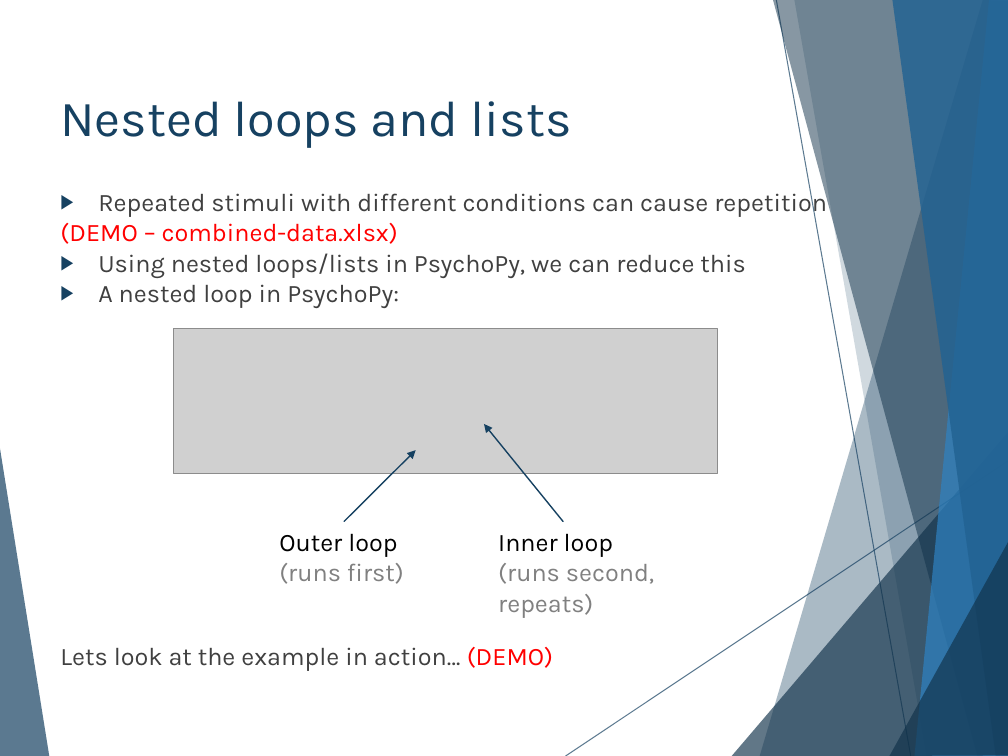
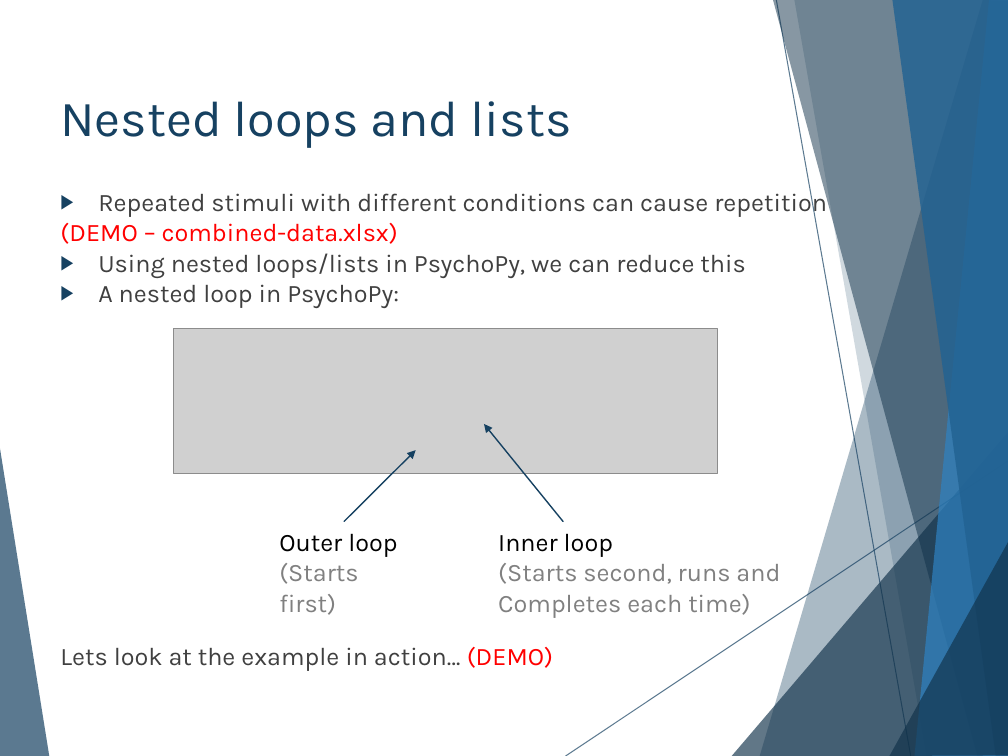
Before and after one commit to hlmpsy/psychopy_training, a slide deck: slide 7 of PsychoPy-Part2/PsychoPy-part2.pptx. Drawn at 1008x756 pixels with LibreOffice and Linux fonts; fonts in the diff are those of the drawing; grey boxes stand for pictures. Boxes give left, top, right and bottom in pixels: in the first picture for what was removed or moved away, otherwise in the second. Text is boxed around its words. In the diff, an @@ line names an element or a change of style, - is before the commit and + after.

```diff
--- a/PsychoPy-Part2/PsychoPy-part2.pptx
+++ b/PsychoPy-Part2/PsychoPy-part2.pptx
@@ text at (279,563,358,615): text changed @@
-(runs first)
+(Starts first)
@@ text at (498,563,780,618): text changed @@
-(runs second, repeats)
+(Starts second, runs and
+Completes each time)
```
Also in this commit, not shown: 15 other slides changed, 12 other files.
